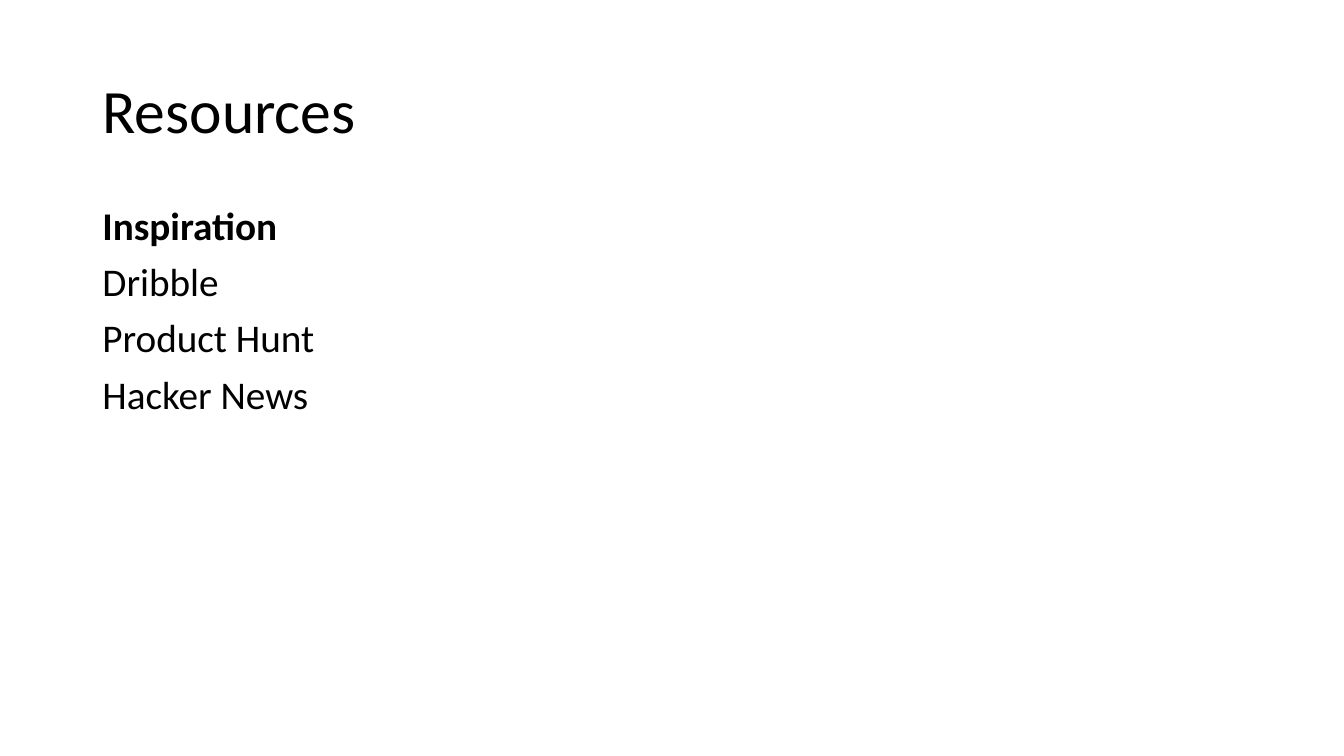
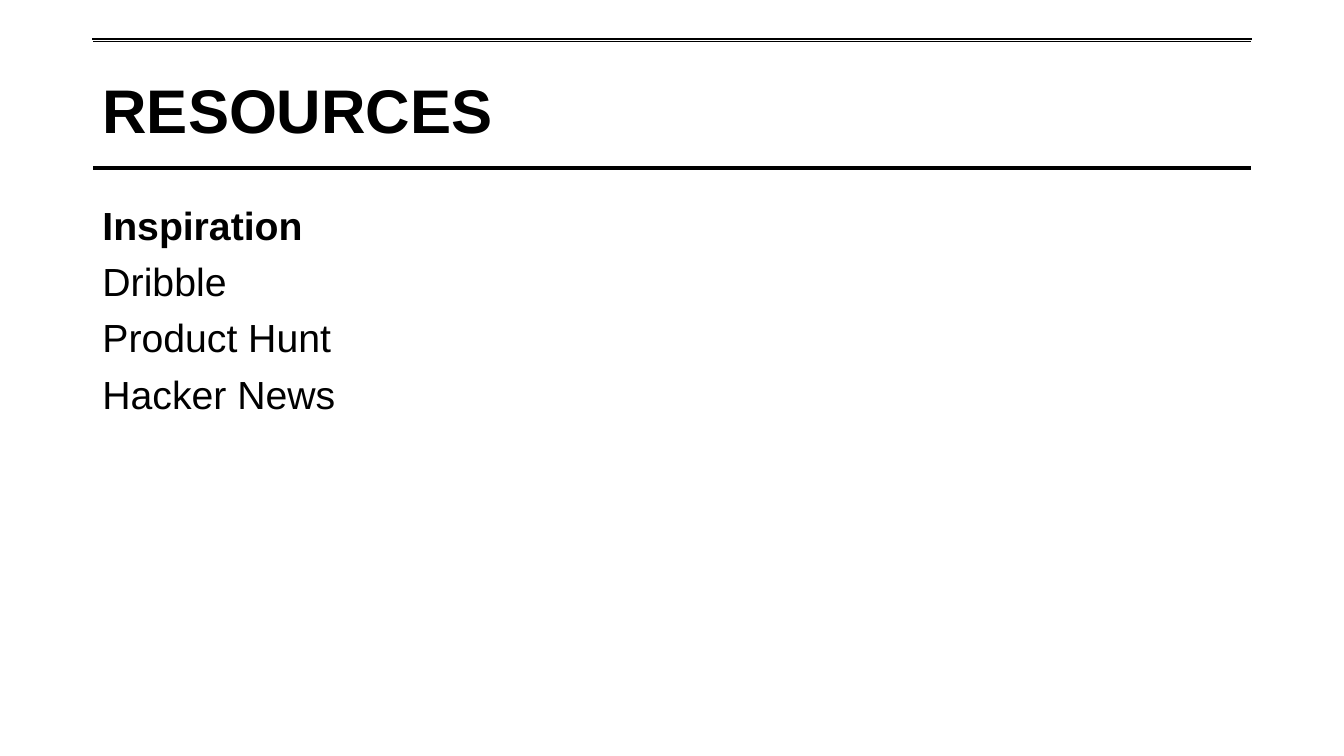
Before and after one commit to lipsitzm/PFNP, a slide deck: slide 111 of PFNP Single Day.pptx (slide 101 before the commit). Drawn at 1344x756 pixels with LibreOffice and Linux fonts; fonts in the diff are those of the drawing; background and template pictures are left out. Boxes give left, top, right and bottom in pixels: in the first picture for what was removed or moved away, otherwise in the second. Text is boxed around its words. In the diff, an @@ line names an element or a change of style, - is before the commit and + after.

```diff
--- a/PFNP Single Day.pptx
+++ b/PFNP Single Day.pptx
@@ title "RESOURCES": place and size @@
-title "RESOURCES" at bbox=[102, 93, 355, 134]
+title "RESOURCES" at bbox=[93, 40, 1252, 187]
@@ title "RESOURCES" at bbox=[93, 40, 1252, 187]: outline none to #FFFFFF 0.75 pt @@
@@ line added from (93, 40) to (1252, 40), #000000 3 pt @@
@@ title at bbox=[102, 90, 492, 134]: text changed; font Calibri to Arial; bold on @@
-Resources
+RESOURCES
@@ line added from (93, 168) to (1252, 168), #000000 3 pt @@
@@ text "Inspiration" at bbox=[102, 211, 335, 410]: font Calibri to Arial @@
```
Also in this commit, not shown: 112 other slides changed, 11 slides added.
